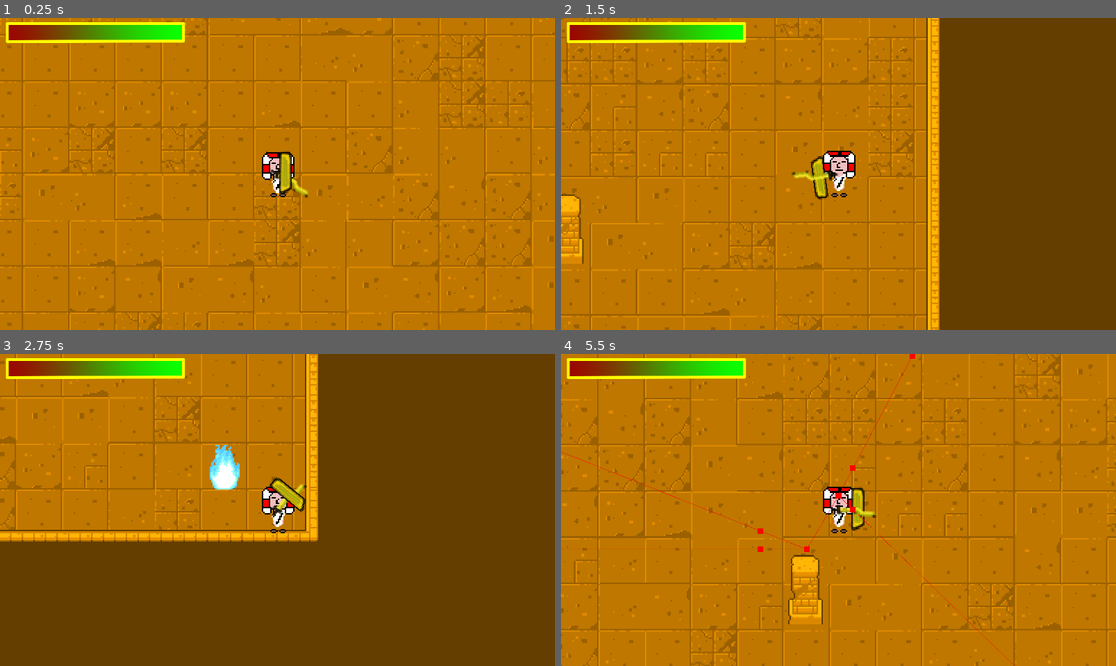
Above: before the commit, frames 1-4 (two rows, left to right).
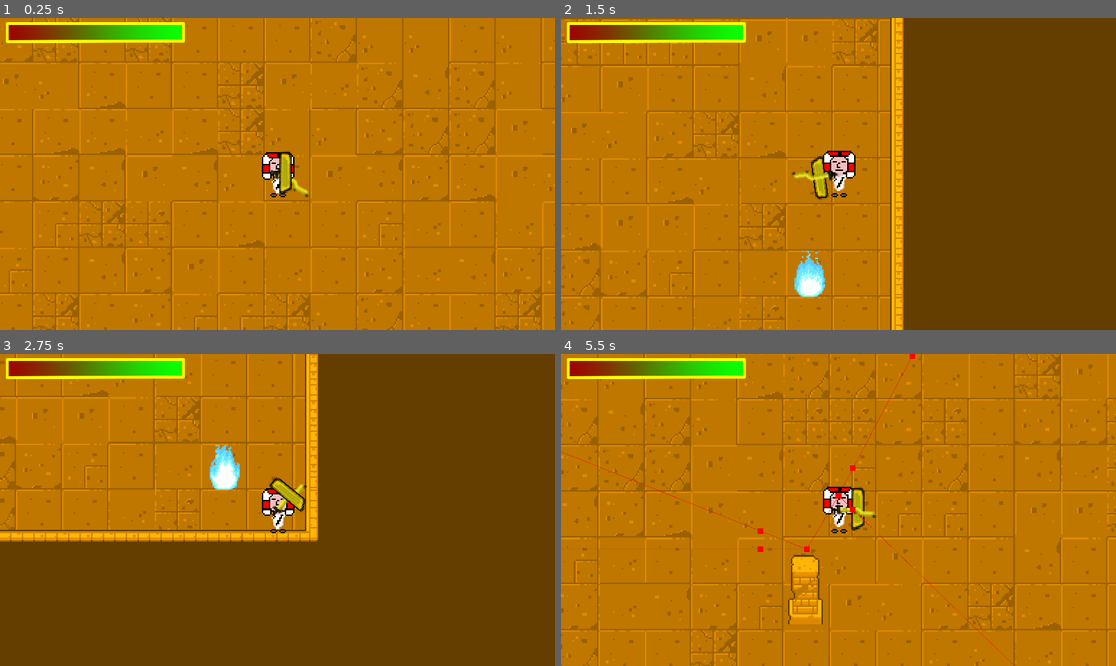
Above: after the commit, the same moments.

Repository: zstenger93/GitHub_Game_Off_2023
Game: Godot game, scene res://Scenes/first_level.tscn
Same seed, same stepped clock (60 frames per second), same inputs: the game is played once before the commit and once after it.
Inputs (mouse positions are in pixels of both pictures, inside the frame that each line leads up to):
- Up to frame 1 (0.25 s): no input
- Up to frame 2 (1.5 s): move the mouse to (960, 158) at 0.52 s; press the mouse at (960, 158) at 0.53 s; hold Right (move_right) 0.53-1.28 s; move the mouse to (727, 189) at 1.27 s; release the mouse at (727, 189) at 1.28 s; hold S (move_down) from 1.28 s (still down); right-click (727, 189) at 1.35 s
- Up to frame 3 (2.75 s): move the mouse to (333, 441) at 2.02 s; release S (move_down) at 2.03 s; press the mouse at (333, 441) at 2.03 s; hold Right (move_right) from 2.03 s (still down)
- Up to frame 4 (5.5 s): move the mouse to (810, 572) at 2.77 s; release Right (move_right) at 2.78 s; release the mouse at (810, 572) at 2.78 s; hold Up (move_up) 2.78-3.53 s; right-click (810, 572) at 2.85 s; move the mouse to (1005, 556) at 3.52 s; press the mouse at (1005, 556) at 3.53 s; hold A (move_left) 3.53-5.03 s; move the mouse to (672, 463) at 4.27 s; release the mouse at (672, 463) at 4.28 s; right-click (672, 463) at 4.35 s; move the mouse to (866, 510) at 5.02 s; press the mouse at (866, 510) at 5.03 s; hold S (move_down) from 5.03 s (still down)

The runs differ from the first frame. In frame 1, 22% of the frame differs, in the area x 0-100%, y 0-100%; in frame 2, 22%; in frame 3, 0.3%; in frame 4, 0.2%.

Commit message:
sounds on audacity

Diff:
--- a/Scales_Of_Anubis/Prefabs/player.tscn
+++ b/Scales_Of_Anubis/Prefabs/player.tscn
@@ -10,6 +10,7 @@
 [ext_resource type="Texture2D" uid="uid://3s7eilrhgo8c" path="res://Sprites/Player/backwards.png" id="6_u7k0d"]
 [ext_resource type="Script" path="res://Prefabs/TextureProgressBar.gd" id="8_stjkb"]
 [ext_resource type="Texture2D" uid="uid://cbs2cjn1xg8j6" path="res://Sprites/Themes/over.png" id="9_nnko8"]
+[ext_resource type="AudioStream" uid="uid://bkqqnde6yspny" path="res://Audio/footsteps.mp3" id="10_r54vg"]
 [ext_resource type="Texture2D" uid="uid://cij11djuujest" path="res://Sprites/Themes/progress.png" id="10_sxu6c"]
 
 [sub_resource type="AtlasTexture" id="AtlasTexture_oj1it"]
@@ -201,6 +202,10 @@
 texture_progress = ExtResource("10_sxu6c")
 script = ExtResource("8_stjkb")
 
+[node name="AudioStreamPlayer2D" type="AudioStreamPlayer2D" parent="."]
+stream = ExtResource("10_r54vg")
+volume_db = 10.22
+
 [node name="khopesh" type="Sprite2D" parent="."]
 position = Vector2(1, 4)
 scale = Vector2(1, 0.960257)
--- a/Scales_Of_Anubis/Scenes/first_level.tscn
+++ b/Scales_Of_Anubis/Scenes/first_level.tscn
@@ -1,9 +1,10 @@
-[gd_scene load_steps=7 format=3 uid="uid://cn7sl1xju31fu"]
+[gd_scene load_steps=8 format=3 uid="uid://cn7sl1xju31fu"]
 
 [ext_resource type="Script" path="res://Scripts/GameController.gd" id="1_ihyvo"]
 [ext_resource type="PackedScene" uid="uid://nbces0nfq65q" path="res://Prefabs/player.tscn" id="1_qxomt"]
 [ext_resource type="TileSet" uid="uid://bv5k37whdaato" path="res://Scenes/map_tile_set.tres" id="2_k6njy"]
 [ext_resource type="PackedScene" uid="uid://cpxdwd2kiqmpx" path="res://Prefabs/spawner.tscn" id="3_m0yrt"]
+[ext_resource type="AudioStream" uid="uid://bkqqnde6yspny" path="res://Audio/footsteps.mp3" id="4_sfq3v"]
 
 [sub_resource type="NavigationPolygon" id="NavigationPolygon_qx7md"]
 vertices = PackedVector2Array(-480, -272, -256, -272, -256, -184, -288, -184, -480, 272, -288, -112, -256, -112, -256, 104, -288, 104, -288, 176, -256, 272, -256, 176)
@@ -33,6 +34,10 @@
 layer_0/tile_data = PackedInt32Array(-589833, 720896, 1, -589832, 786432, 1, -589831, 786432, 1, -589830, 851968, 1, -5 …(42246 unchanged characters)…
 
 [node name="Player" parent="." instance=ExtResource("1_qxomt")]
+position = Vector2(25, 77)
+
+[node name="AudioStreamPlayer2D" type="AudioStreamPlayer2D" parent="Player"]
+stream = ExtResource("4_sfq3v")
 
 [node name="Spawners" type="Node" parent="."]
 
--- a/Scales_Of_Anubis/Scripts/Player.gd
+++ b/Scales_Of_Anubis/Scripts/Player.gd
@@ -3,7 +3,7 @@
 @onready var sprite : AnimatedSprite2D = get_node("Sprite")
 @onready var shield : Sprite2D = get_node("shield")
 @onready var khopesh : Sprite2D = get_node("khopesh")
-
+@onready var audio : AudioStreamPlayer2D = get_node("AudioStreamPlayer2D")
 var baseSpeed : float = 200.0
 var speedMP : float = 8.0
 var speedDIV : float = 3.0
@@ -19,6 +19,8 @@
 var passiveScale : float = 0.01
 var thrown : int = 0
 var shieldBlockValue : int = 2
+
+
 
 func take_damage(_damage):
 	health -= _damage
@@ -59,6 +61,7 @@
 
 func _movment(speed, totalVelocity):
 	if velocity.x != 0:
+		audio.play()
 		if velocity.x > 0 && velocity.x < (speed / speedDIV / 2):
 			velocity.x = 0
 		elif velocity.x < 0 && velocity.x > -(speed / speedDIV / 2):
--- /dev/null
+++ b/Scales_Of_Anubis/default_bus_layout.tres
@@ -0,0 +1,3 @@
+[gd_resource type="AudioBusLayout" format=3 uid="uid://i5qx6kk37ytj"]
+
+[resource]
Not shown, added: Scales_Of_Anubis/Audio/footsteps.mp3.import
Not shown: 1 places in Scales_Of_Anubis/Prefabs/player.tscn that only renumber resources
Not shown, added: Scales_Of_Anubis/Audio/crocodile.aup3
Not shown, added: Scales_Of_Anubis/Audio/footsteps.mp3
Not shown, added: Scales_Of_Anubis/Audio/gamesound.aup3
Not shown, added: Scales_Of_Anubis/Audio/hit sounds player.aup3
Not shown, added: Scales_Of_Anubis/Audio/hit sounds.aup3
Not shown, added: Scales_Of_Anubis/Audio/level down.aup3
Not shown, added: Scales_Of_Anubis/Audio/skeleton dies.aup3
Not shown, added: Scales_Of_Anubis/Audio/steps.aup3
Not shown, added: Scales_Of_Anubis/Audio/weird.aup3
Not shown, added: Scales_Of_Anubis/Audio/winning sound.aup3
